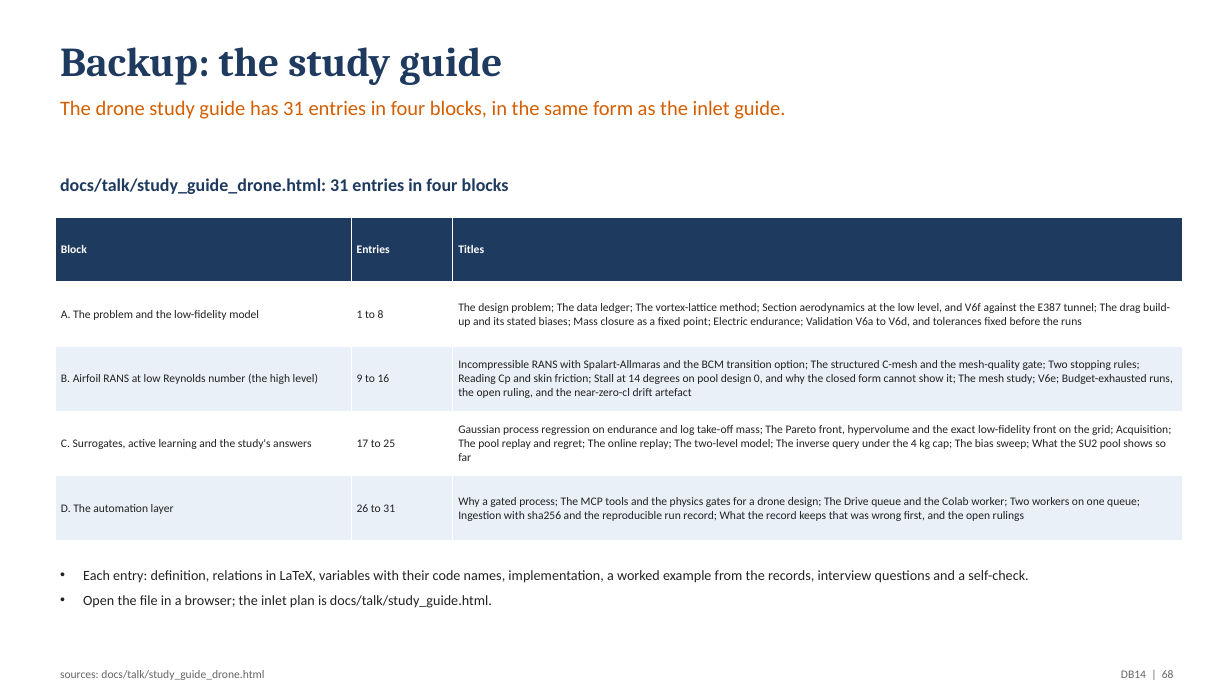
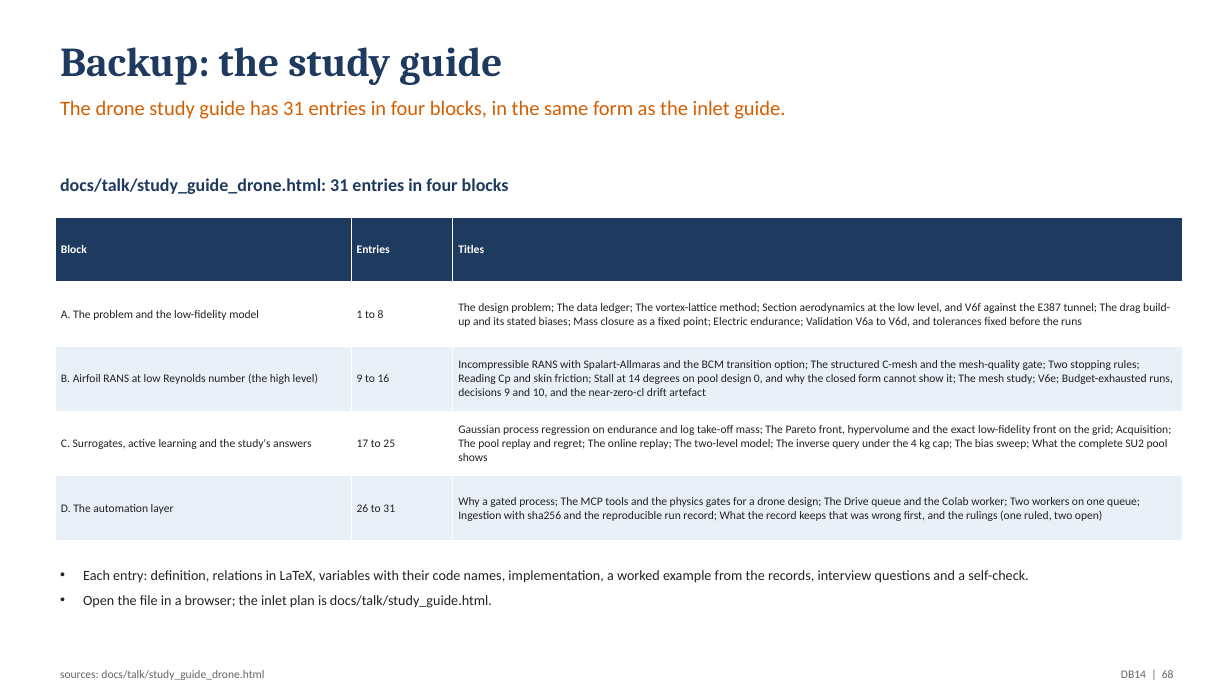
Before and after one commit to emarinhoss/ai-engineering, a slide deck: slide 68 of docs/talk/deck_drone.pptx. Drawn at 1232x693 pixels with LibreOffice and Linux fonts; fonts in the diff are those of the drawing. Boxes give left, top, right and bottom in pixels: in the first picture for what was removed or moved away, otherwise in the second. Text is boxed around its words. In the diff, an @@ line names an element or a change of style, - is before the commit and + after.

```diff
--- a/docs/talk/deck_drone.pptx
+++ b/docs/talk/deck_drone.pptx
@@ table at [55,217,1183,541] @@
-row 3, column 3: Incompressible RANS with Spalart-Allmaras and the BCM transition option; The structured C-mesh and the mesh-quality gate; Two stopping rules; Reading Cp and skin friction; Stall at 14 degrees on pool design 0, and why the closed form cannot show it; The mesh study; V6e; Budget-exhausted runs, the open ruling, and the near-zero-cl drift artefact
+row 3, column 3: Incompressible RANS with Spalart-Allmaras and the BCM transition option; The structured C-mesh and the mesh-quality gate; Two stopping rules; Reading Cp and skin friction; Stall at 14 degrees on pool design 0, and why the closed form cannot show it; The mesh study; V6e; Budget-exhausted runs, decisions 9 and 10, and the near-zero-cl drift artefact
-row 4, column 3: Gaussian process regression on endurance and log take-off mass; The Pareto front, hypervolume and the exact low-fidelity front on the grid; Acquisition; The pool replay and regret; The online replay; The two-level model; The inverse query under the 4 kg cap; The bias sweep; What the SU2 pool shows so far
+row 4, column 3: Gaussian process regression on endurance and log take-off mass; The Pareto front, hypervolume and the exact low-fidelity front on the grid; Acquisition; The pool replay and regret; The online replay; The two-level model; The inverse query under the 4 kg cap; The bias sweep; What the complete SU2 pool shows
-row 5, column 3: Why a gated process; The MCP tools and the physics gates for a drone design; The Drive queue and the Colab worker; Two workers on one queue; Ingestion with sha256 and the reproducible run record; What the record keeps that was wrong first, and the open rulings
+row 5, column 3: Why a gated process; The MCP tools and the physics gates for a drone design; The Drive queue and the Colab worker; Two workers on one queue; Ingestion with sha256 and the reproducible run record; What the record keeps that was wrong first, and the rulings (one ruled, two open)
```
Also in this commit, not shown: 1 other slide changed, 3 other files.
